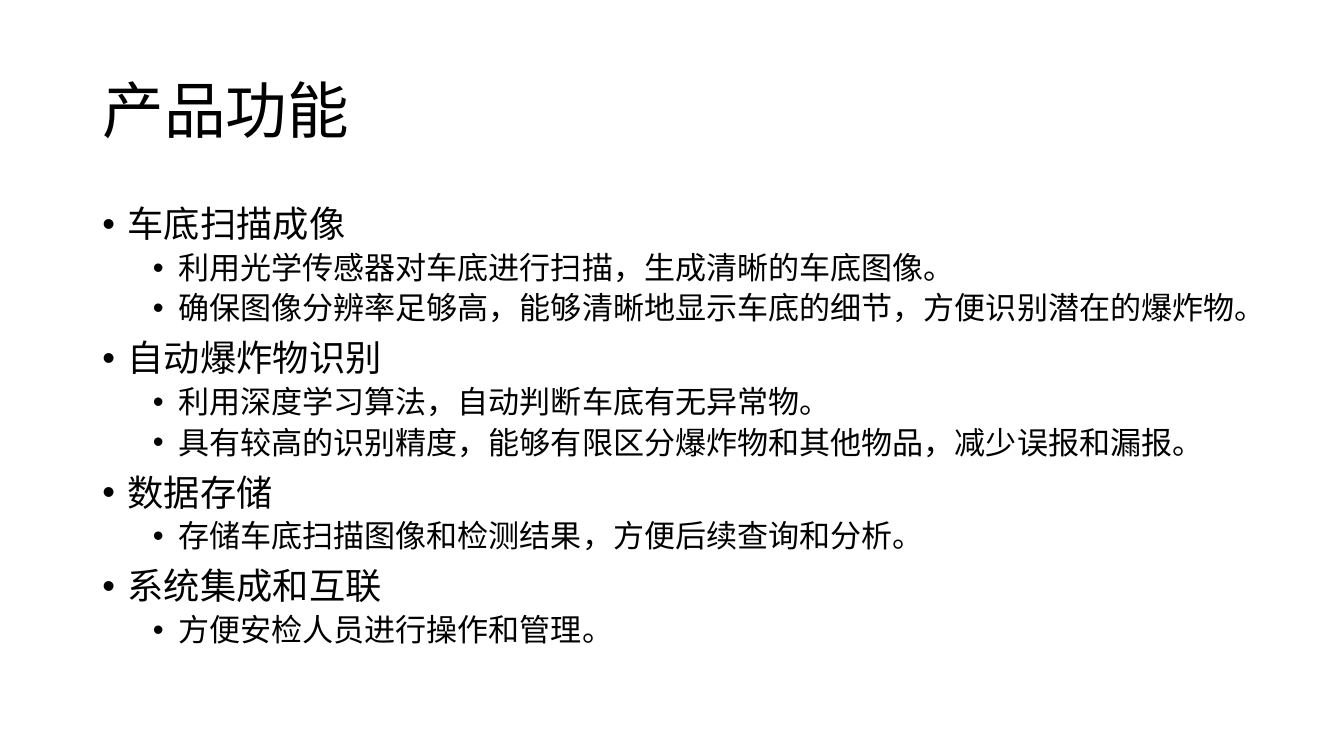
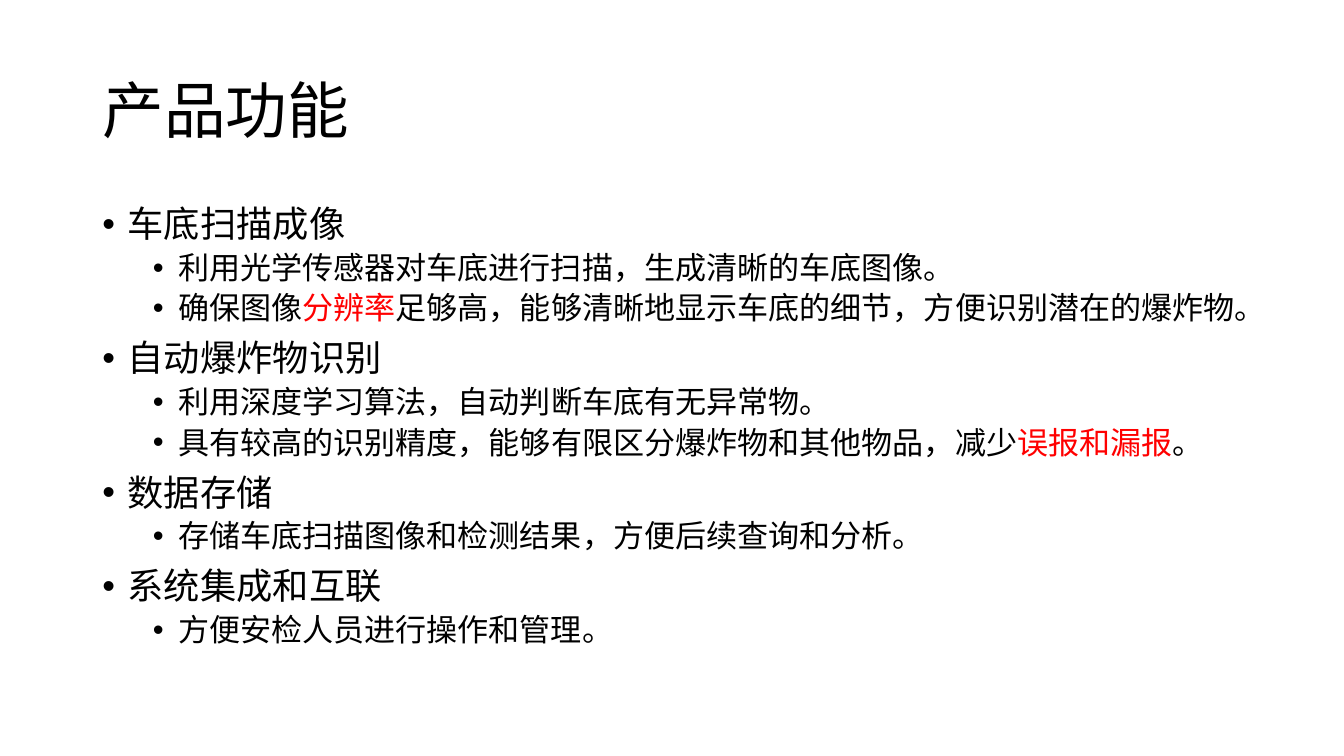
Before and after one commit to lizhenbang56/Papers, a slide deck: slide 11 of papers/车底检测/车底爆炸物检测装置产品立项报告.pptx. Drawn at 1344x756 pixels with LibreOffice and Linux fonts; fonts in the diff are those of the drawing. Boxes give left, top, right and bottom in pixels: in the first picture for what was removed or moved away, otherwise in the second. Text is boxed around its words. In the diff, an @@ line names an element or a change of style, - is before the commit and + after.

```diff
--- a/papers/车底检测/车底爆炸物检测装置产品立项报告.pptx
+++ b/papers/车底检测/车底爆炸物检测装置产品立项报告.pptx
@@ text at (178, 292, 1266, 457): text colour #000000 to #FF0000 in "确保图像分辨率足够高，能够清晰地显示车底的细节，方便识别潜在的爆炸物。", "具有较高的识别精度，能够有限区分爆炸物和其他物品，减少误报和漏报。" @@
```
Also in this commit, not shown: 4 other slides changed, 1 slide removed, 17 other files.
